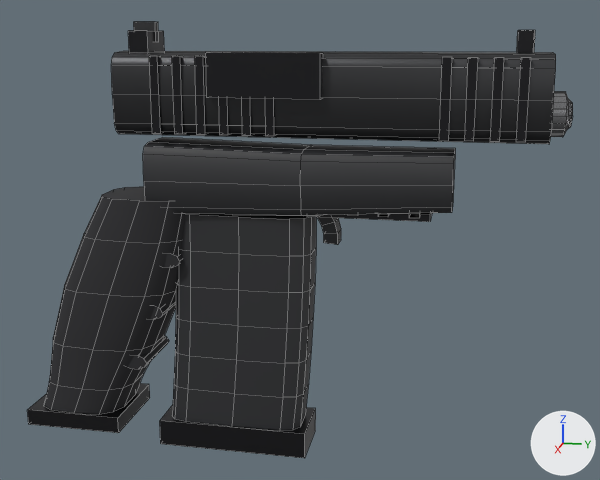
What one commit did to the Blender file assets/source/wpn_energy_pistol_world.blend.
One viewpoint serves both versions: a camera (50 mm lens) standing at (0.326, 0.073, 0.084) and looking at (-0.002, 0.007, 0.002). The axes (+X, +Y, +Z) are drawn at lower right. The lights are the same throughout. The picture after the commit comes second. Mesh edges are drawn as thin lines.

The first picture shows 'wpn_energy_pistol_world'.
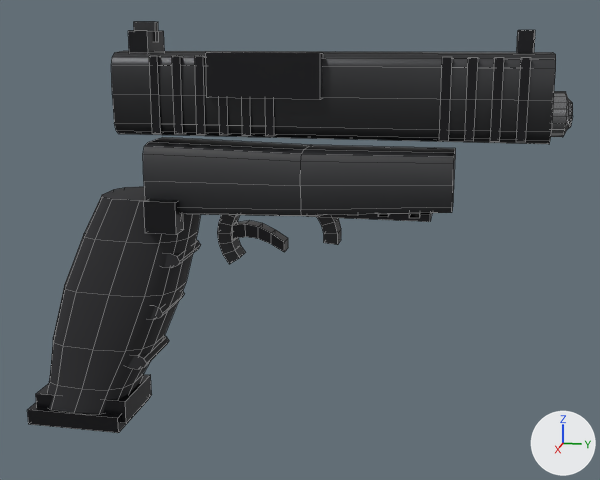
The newer file is also turned or shifted as a whole; pictures and numbers use the older file's frame.

The change, as a diff of the scene's bpy script:
```diff
--- a/assets/source/wpn_energy_pistol_world.blend.py
+++ b/assets/source/wpn_energy_pistol_world.blend.py
@@ me_wpn_energy_pistol_world_mesh @@
 # used by ob_wpn_energy_pistol_world; location = (0.0, 0.0, 0.0)
-me_wpn_energy_pistol_world_mesh.from_pydata(...)  # 707 vertices, 570 faces; spans x -0.018..0.018, y -0.111..0.111, z -0.089..0.089
+me_wpn_energy_pistol_world_mesh.from_pydata(...)  # 617 vertices, 490 faces; spans x -0.018..0.019, y -0.111..0.111, z -0.083..0.089
+# me_wpn_energy_pistol_world_mesh part 1: a new loose piece, a box spanning x -0.015..0.015, y -0.108..-0.066, z -0.08..-0.07, in mat_ns_trim (dark grey #37373a)
+# me_wpn_energy_pistol_world_mesh part 2: the loose piece of 8 vertices spanning x -0.013..0.013, y -0.052..0.012, z -0.089..-0.078 is deleted
+# me_wpn_energy_pistol_world_mesh part 3
+# 96 vertices are removed from x -0.011..0.011, y -0.048..0.014, z -0.079..0.013
+# 86 faces are deleted
+# 2 vertices move from x -0.009..-0.006, y 0.011..0.014, z 0.013 to x 0.019, y -0.039, z 0.007..0.02
+# 6 vertices are added at (0.01, -0.039, 0.007), (0.01, -0.052, 0.007), (0.019, -0.052, 0.007), (0.01, -0.039, 0.02), (0.019, -0.052, 0.02), (0.01, -0.052, 0.02)
+# 6 new faces join them, mat_ns_trim (dark grey #37373a)
 me_wpn_energy_pistol_world_mesh.materials.append(mat_ns_grip)
```

Boxes [x1, y1, x2, y2] around the edits, measured in the pictures (600 x 480 px):
'wpn_energy_pistol_world', reshaped: before [27, 22, 573, 458]; after [27, 22, 573, 433]
part 1 of me_wpn_energy_pistol_world_mesh, added: after [36, 375, 152, 423]
part 2 of me_wpn_energy_pistol_world_mesh, deleted: before [160, 405, 316, 458]
part 3 of me_wpn_energy_pistol_world_mesh, cut back: before [172, 214, 316, 430]; after [144, 199, 184, 235]
